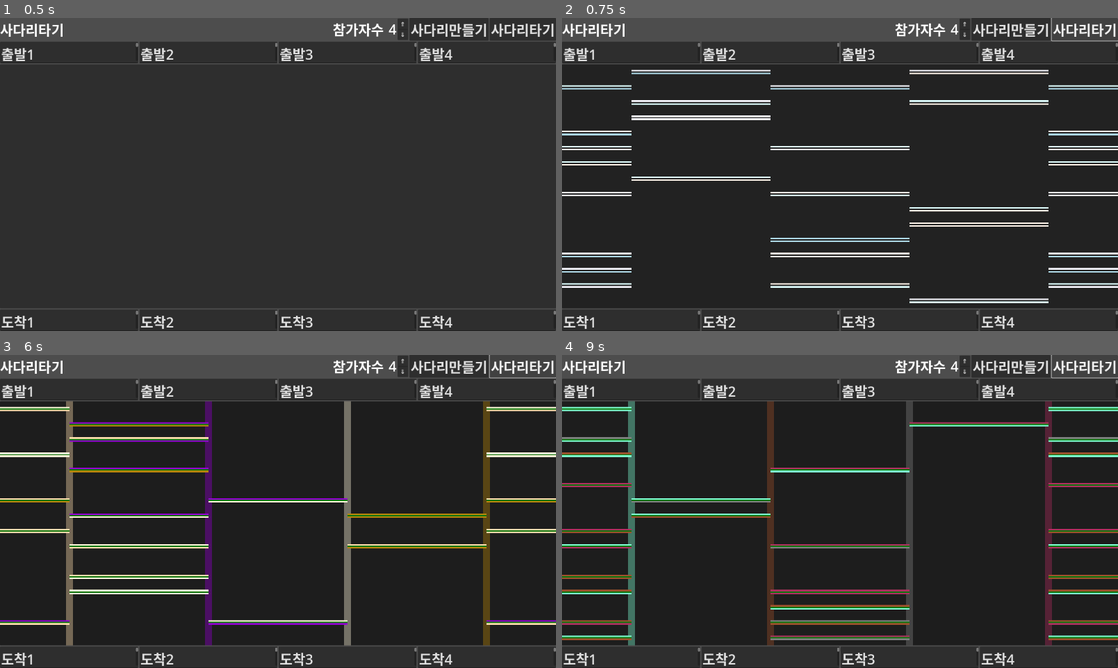
Above: before the commit, frames 1-4 (two rows, left to right).
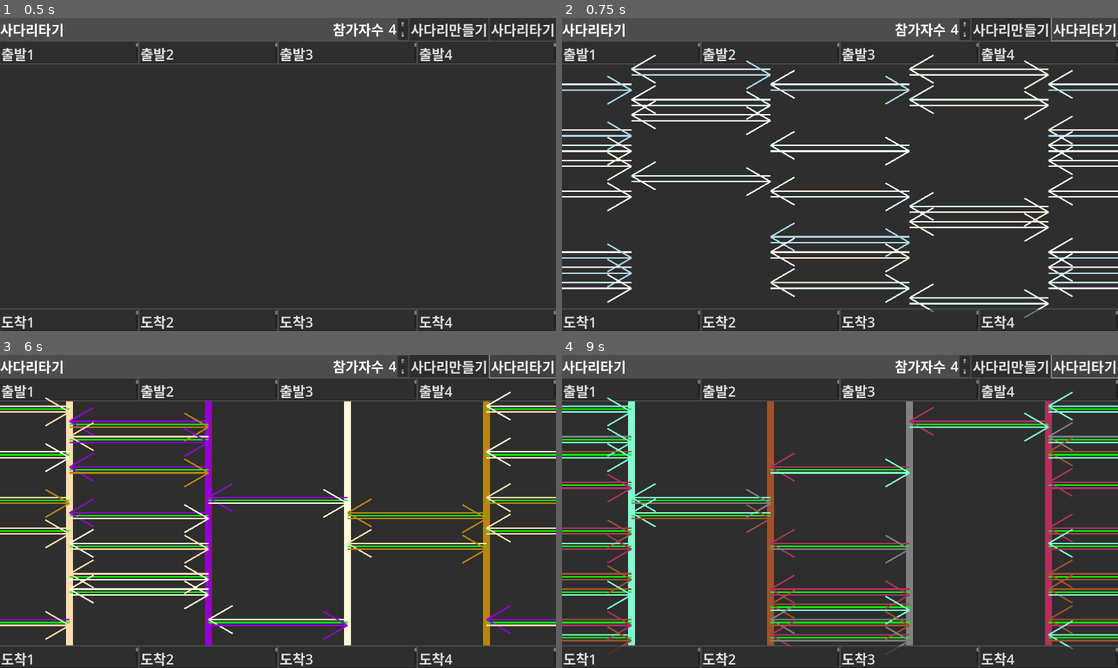
Above: after the commit, the same moments.

Repository: kasworld/gd4laddergame
Game: Godot game, scene res://사다리타기.tscn
Two runs of this game, one before a commit and one after it. Both use one fixed random seed, a clock stepped at 60 frames per second and the inputs below.
Inputs:
- Up to frame 1 (0.5 s): no input
- Up to frame 2 (0.75 s): click "사다리타기" at 0.5 s
- Up to frame 3 (6 s): click "⇑" at 1.25 s; click "⇓" at 2 s; click "사다리만들기" at 2.75 s; click "⇑" at 3.5 s; click "⇓" at 4.25 s; click "사다리만들기" at 5 s; click "사다리타기" at 5.75 s
- Up to frame 4 (9 s): click "⇑" at 6.5 s; click "⇓" at 7.25 s; click "사다리만들기" at 8 s; click "사다리타기" at 8.75 s

Frame 1 is identical in both runs. In frame 2, 14% of the frame differs, in the area x 0-100%, y 11-96%; in frame 3, 14%; in frame 4, 16%.

Commit message:
풀이에 화살표 사용용

Diff:
--- a/사다리타기.gd
+++ b/사다리타기.gd
@@ -102,16 +102,24 @@
 		사다리풀이.remove_child(n)
 	var n = 참가자수.get_value()
 	var 간격 = 사다리간격()
-	var shift = 간격.y/10 *2
 
 	for y in n*4:
 		for x in n+1:
-			for i in 사다리풀이자료[x%n][y].size():
-				var 참가번호 = 사다리풀이자료[x%n][y][i]
-				if  참가번호 < 0:
-					continue
-				var 가로줄 = 가로줄만들기(x,y, 참가자색[참가번호], shift *i -shift/2)
-				사다리풀이.add_child(가로줄)
+			var 참가번호 = 사다리풀이자료[x%n][y][0]
+			if  참가번호 < 0:
+				continue
+			var 가로줄 = 화살표.instantiate()
+			var shift = -2 * 간격.y/10
+			가로줄.init_2_point(가로줄위치(x,y,shift), 가로줄위치(x+1,y,shift),참가자색[참가번호],간격.y/10)
+			#var 가로줄 = 가로줄만들기(x,y, 참가자색[참가번호], shift *i -shift/2)
+			사다리풀이.add_child(가로줄)
+
+			참가번호 = 사다리풀이자료[x%n][y][1]
+			가로줄 = 화살표.instantiate()
+			shift = 2 * 간격.y/10
+			가로줄.init_2_point(가로줄위치(x+1,y,shift), 가로줄위치(x,y,shift),참가자색[참가번호],간격.y/10)
+			#var 가로줄 = 가로줄만들기(x,y, 참가자색[참가번호], shift *i -shift/2)
+			사다리풀이.add_child(가로줄)
 
 	#사다리문제.visible = false
 	사다리풀이.visible = true
--- a/사다리타기.tscn
+++ b/사다리타기.tscn
@@ -40,11 +40,10 @@
 layout_mode = 2
 size_flags_vertical = 3
 
-[node name="문제" type="Panel" parent="사다리들"]
+[node name="문제" type="Control" parent="사다리들"]
 layout_mode = 2
 
-[node name="풀이" type="Panel" parent="사다리들"]
-visible = false
+[node name="풀이" type="Control" parent="사다리들"]
 layout_mode = 2
 
 [node name="도착지점들" type="HBoxContainer" parent="."]
